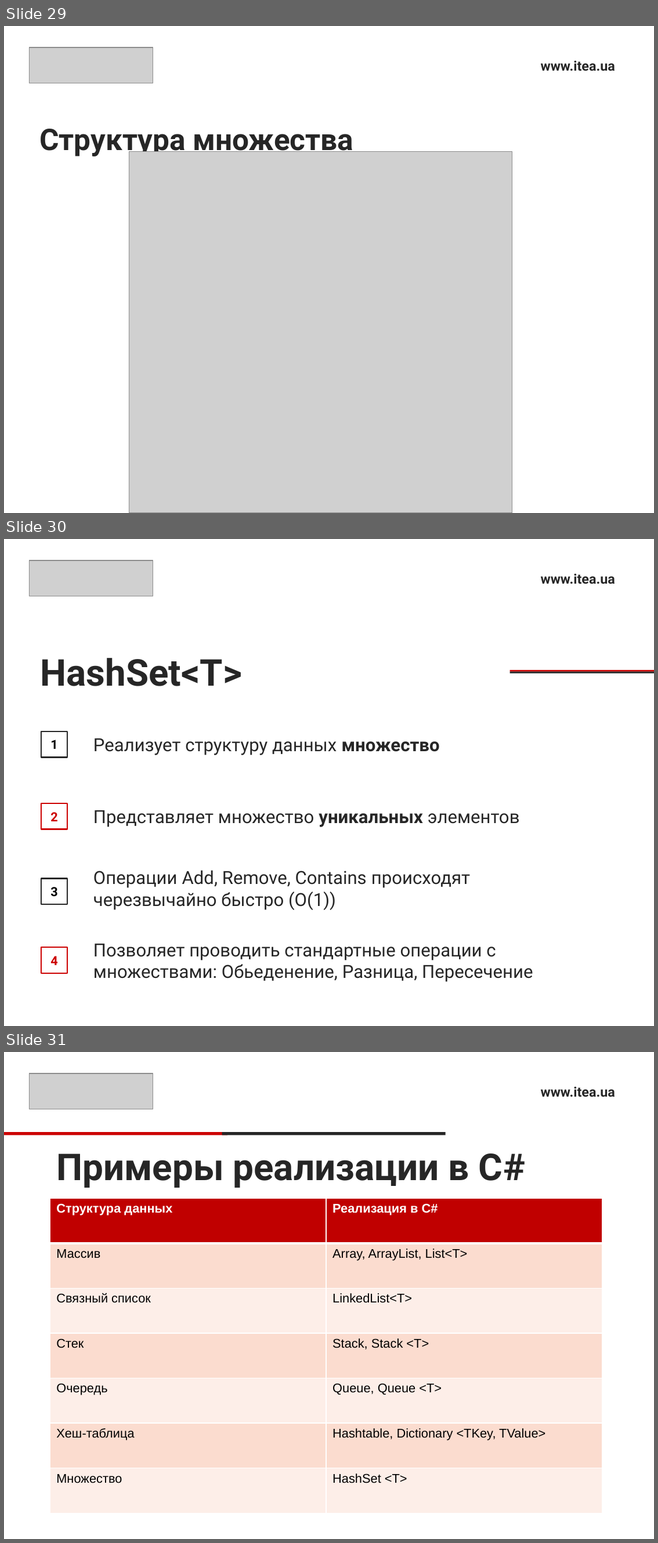
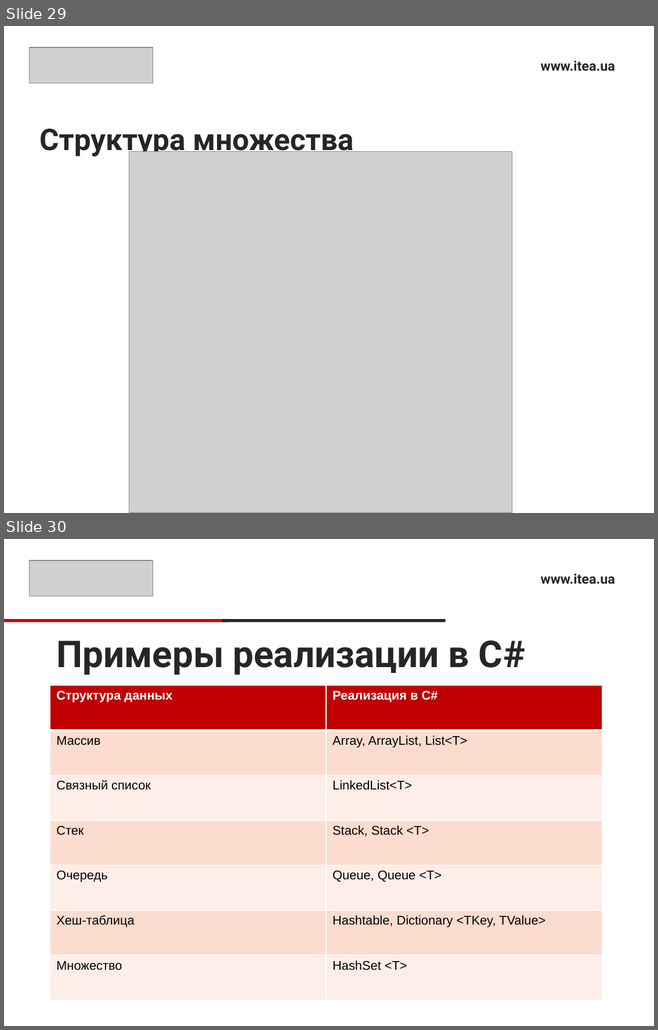
Before and after one commit to Ryabik/CSharpProfessional, a slide deck: 1.Collections/CollectionsPresentation.pptx. Shown one above the other, each under a label of ours: slides 29, 30 and 31 before the commit, slides 29 and 30 after it. The pictures are 658x1543 and 658x1030 pixels, drawn with LibreOffice and Linux fonts; fonts in the diff are those of the drawing; grey boxes stand for pictures. Boxes give left, top, right and bottom in pixels: in the first picture for what was removed or moved away, otherwise in the second. Text is boxed around its words. In the diff, an @@ line names an element or a change of style, - is before the commit and + after.

```diff
--- a/1.Collections/CollectionsPresentation.pptx
+++ b/1.Collections/CollectionsPresentation.pptx
@@ slide 30 removed at (4,539,654,1026), background #FFFFFF @@
@@ picture removed at (30,560,152,596) @@
@@ text removed at (540,574,615,584) @@
-www.itea.ua
@@ title removed at (41,658,242,686) @@
-HashSet<T>
@@ rectangle removed at (509,670,654,672) @@
@@ rectangle removed at (509,671,654,674) @@
@@ rectangle removed at (41,732,67,757) @@
-1
@@ text removed at (93,739,440,755) @@
-Реализует структуру данных множество
@@ rectangle removed at (41,803,67,830) @@
-2
@@ text removed at (93,810,520,827) @@
-Представляет множество уникальных элементов
@@ rectangle removed at (41,879,67,905) @@
-3
@@ text removed at (93,870,470,910) @@
-Операции Add, Remove, Contains происходят черезвычайно быстро (О(1))
@@ rectangle removed at (41,947,67,973) @@
-4
@@ text removed at (93,944,532,982) @@
-Позволяет проводить стандартные операции с множествами: Обьеденение, Разница, Пересечение
@@ what was slide 31 is now slide 30 @@
```
Also in this commit, not shown: 5 other files.
